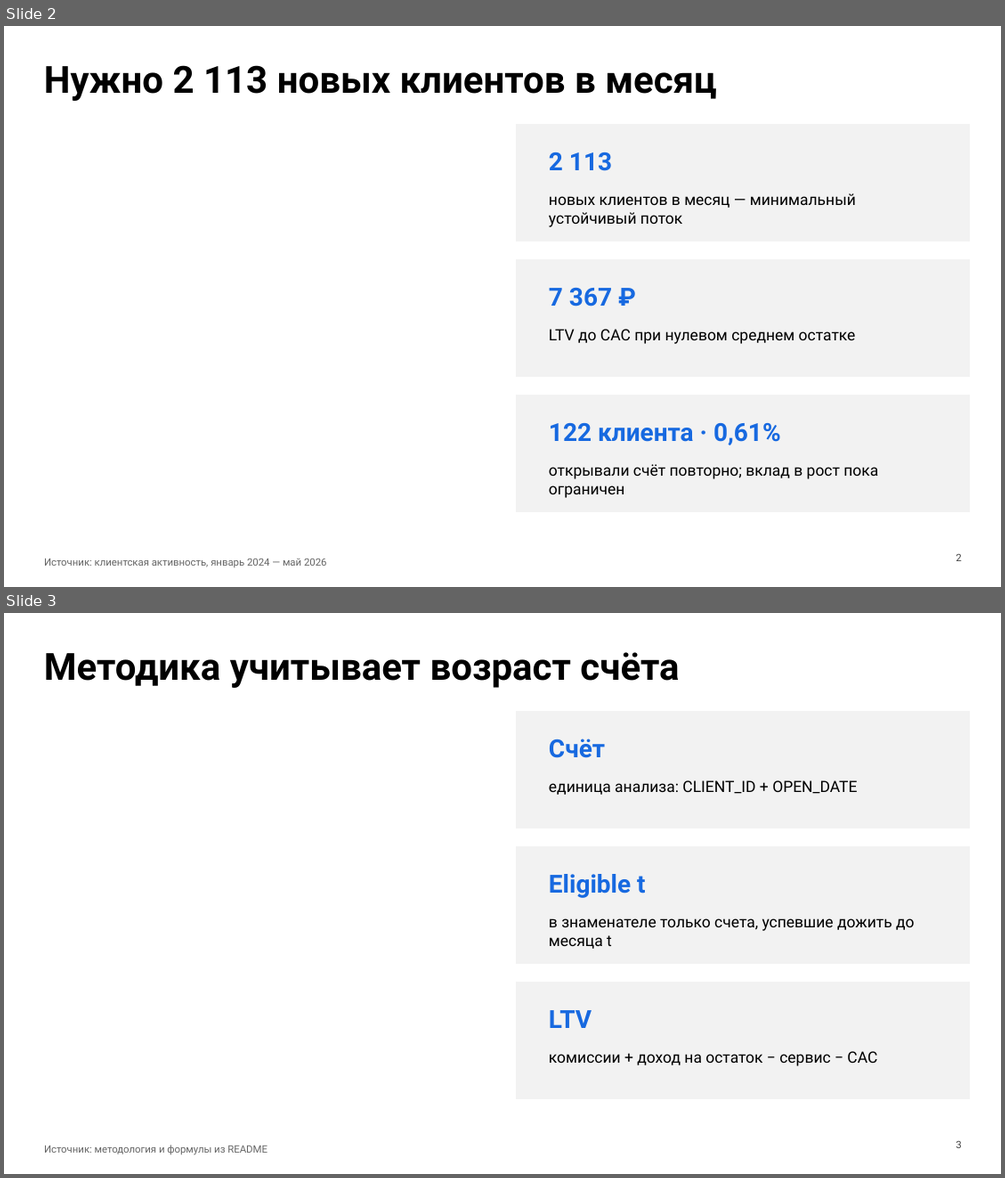
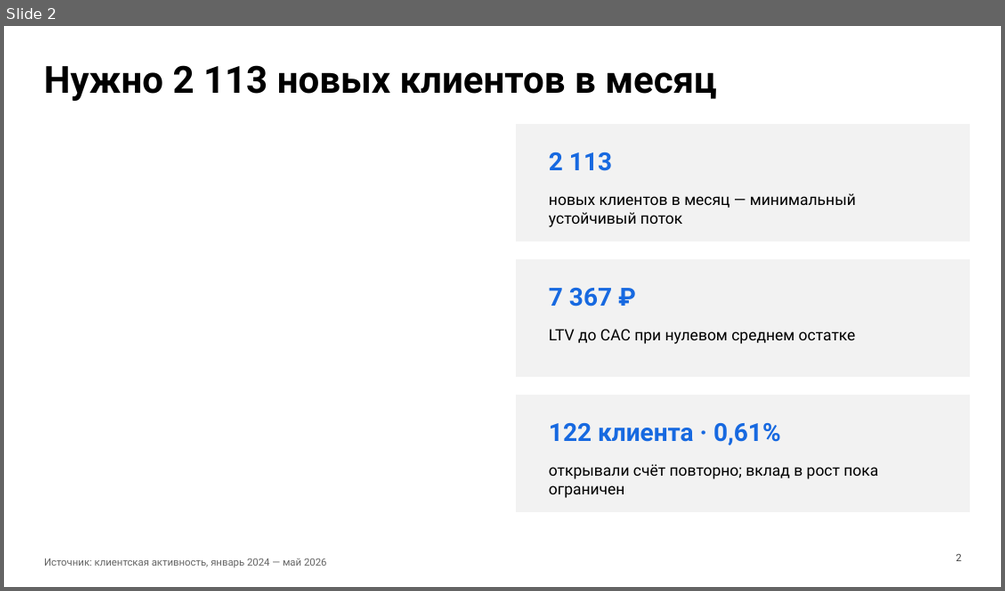
Before and after one commit to alexsoldatova/bank-roi-tableau-dashboard, a slide deck: outputs/bank_roi_presentation_ru.pptx. Shown one above the other, each under a label of ours: slides 2 and 3 before the commit, slide 2 after it. The pictures are 1005x1178 and 1005x591 pixels, drawn with LibreOffice and Linux fonts; fonts in the diff are those of the drawing. Boxes give left, top, right and bottom in pixels: in the first picture for what was removed or moved away, otherwise in the second. Text is boxed around its words. In the diff, an @@ line names an element or a change of style, - is before the commit and + after.

Commit message:
Replace README slides with text-only version

```diff
--- a/outputs/bank_roi_presentation_ru.pptx
+++ b/outputs/bank_roi_presentation_ru.pptx
@@ slide 3 removed at (4, 613, 1001, 1174), background #FFFFFF @@
@@ text removed at (44, 652, 679, 688) @@
-Методика учитывает возраст счёта
@@ rectangle removed at (517, 711, 969, 827) @@
@@ text removed at (549, 738, 605, 758) @@
-Счёт
@@ text removed at (549, 780, 857, 795) @@
-единица анализа: CLIENT_ID + OPEN_DATE
@@ rectangle removed at (517, 846, 969, 963) @@
@@ text removed at (549, 874, 645, 898) @@
-Eligible t
@@ text removed at (549, 918, 914, 949) @@
-в знаменателе только счета, успевшие дожить до месяца t
@@ rectangle removed at (517, 982, 969, 1099) @@
@@ text removed at (549, 1010, 591, 1028) @@
-LTV
@@ text removed at (549, 1051, 877, 1066) @@
-комиссии + доход на остаток − сервис − CAC
@@ text removed at (44, 1144, 267, 1155) @@
-Источник: методология и формулы из README
@@ text removed at (955, 1141, 961, 1148) @@
-3
```
Also in this commit, not shown: 2 slides added, 1 other slide removed.
